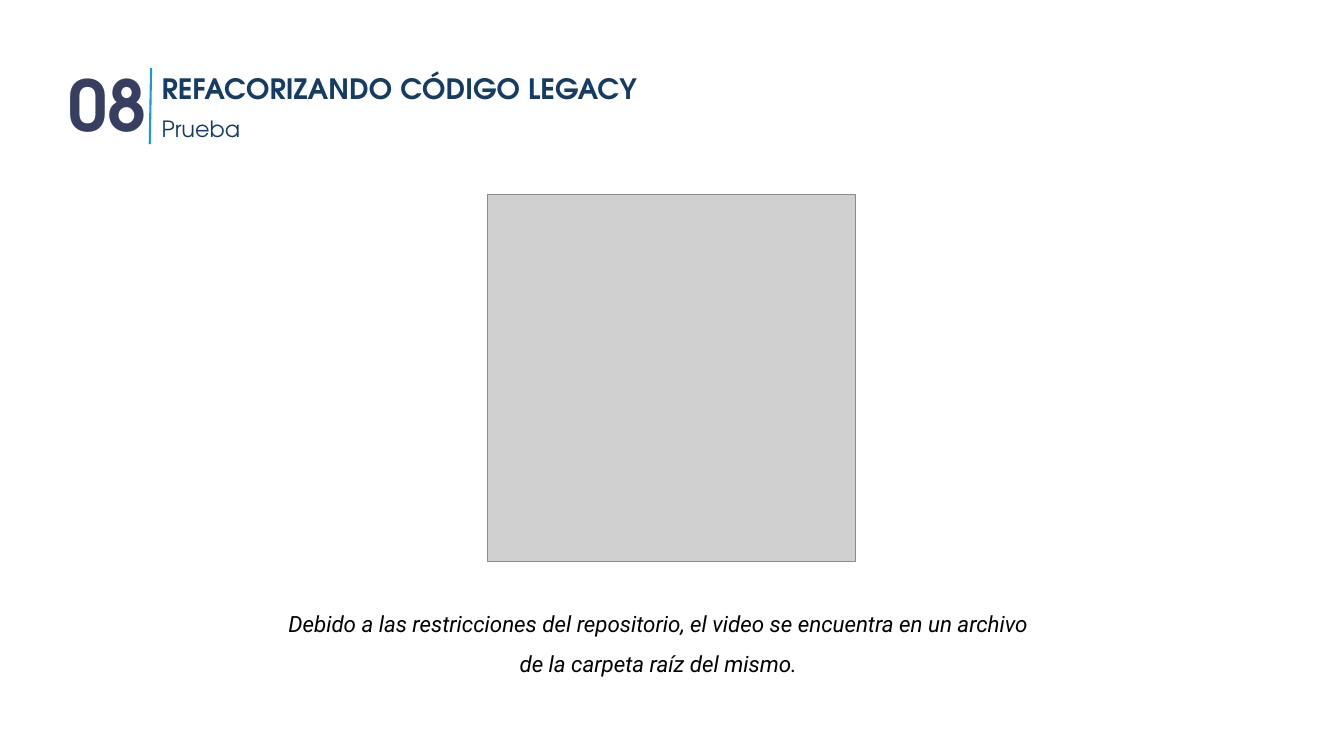
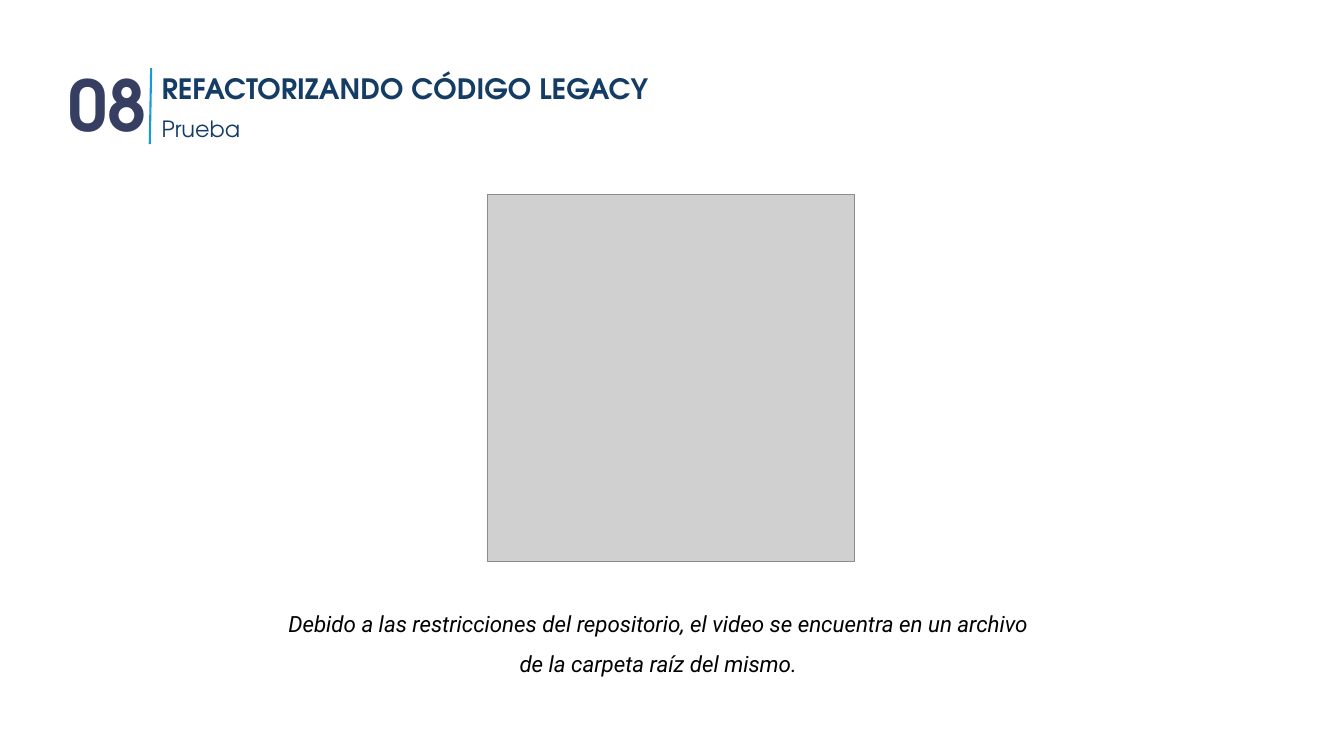
Before and after one commit to ipavonperez/camp2025, a slide deck: slide 31 of DrupalCampSpain2025_CursorAI_repositorio.pptx. Drawn at 1344x756 pixels with LibreOffice and Linux fonts; fonts in the diff are those of the drawing; grey boxes stand for pictures. Boxes give left, top, right and bottom in pixels: in the first picture for what was removed or moved away, otherwise in the second. Text is boxed around its words. In the diff, an @@ line names an element or a change of style, - is before the commit and + after.

```diff
--- a/DrupalCampSpain2025_CursorAI_repositorio.pptx
+++ b/DrupalCampSpain2025_CursorAI_repositorio.pptx
@@ text at box(162, 71, 648, 100): text changed @@
-REFACORIZANDO CÓDIGO LEGACY
+REFACTORIZANDO CÓDIGO LEGACY
```
Also in this commit, not shown: 9 other slides changed.
